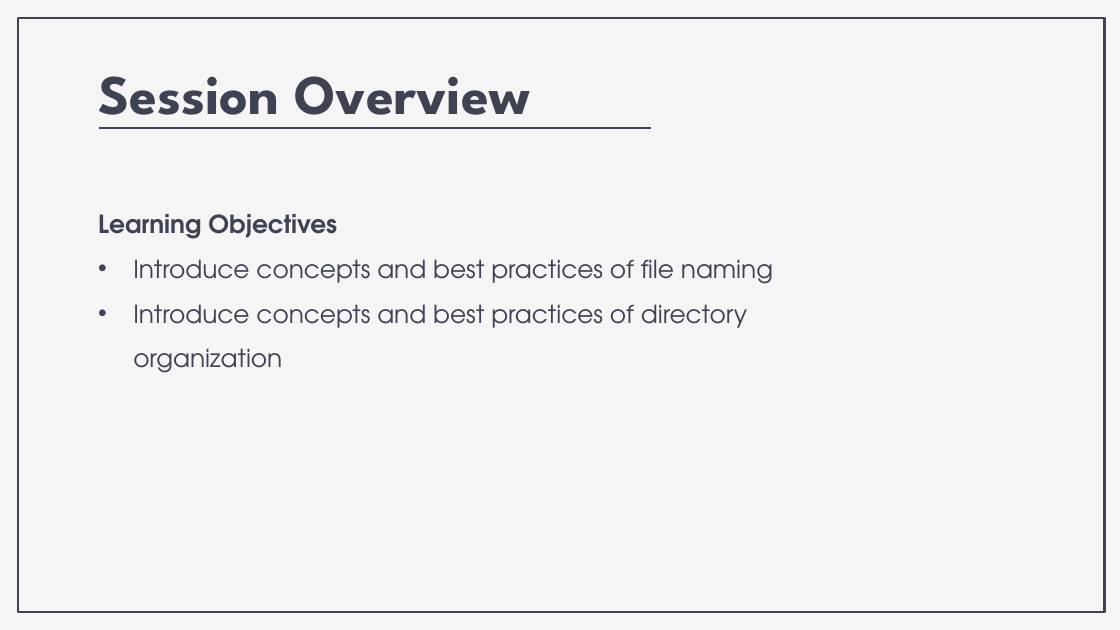
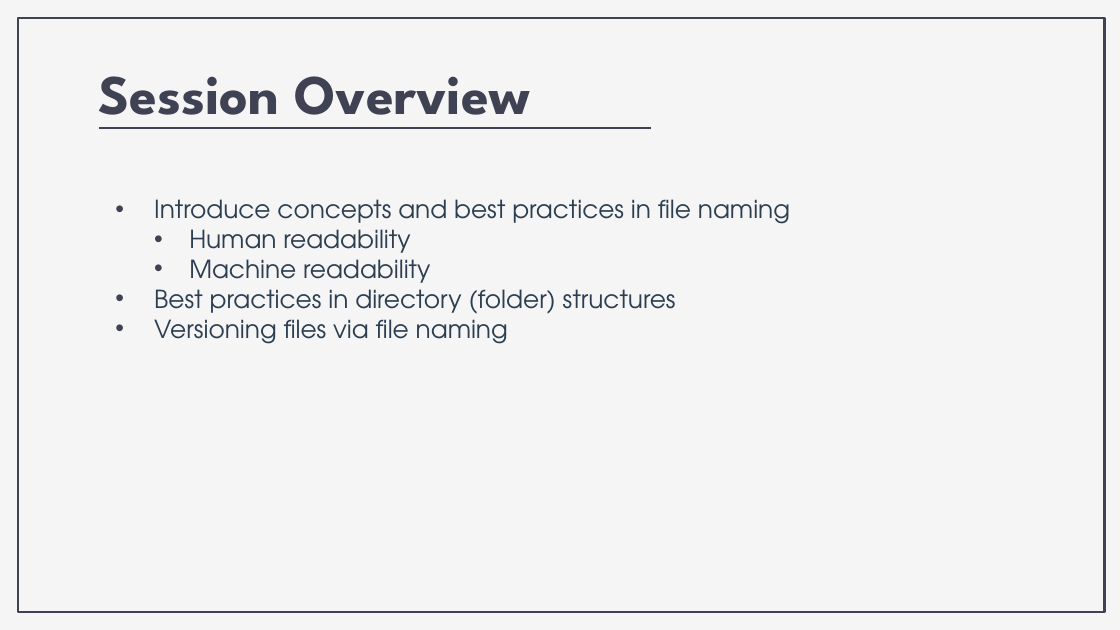
Before and after one commit to nickrochlin/rdm-jumpstart2, a slide deck: slide 2 of files/Block2-1_Files-and-Folders.pptx. Drawn at 1120x630 pixels with LibreOffice and Linux fonts; fonts in the diff are those of the drawing. Boxes give left, top, right and bottom in pixels: in the first picture for what was removed or moved away, otherwise in the second. Text is boxed around its words. In the diff, an @@ line names an element or a change of style, - is before the commit and + after.

```diff
--- a/files/Block2-1_Files-and-Folders.pptx
+++ b/files/Block2-1_Files-and-Folders.pptx
@@ subtitle at [154, 199, 790, 344]: text changed; text colour #3F4252 to #2C3E50 @@
-Learning Objectives
-• Introduce concepts and best practices of file naming
-• Introduce concepts and best practices of directory organization
+• Introduce concepts and best practices in file naming
+  • Human readability
+  • Machine readability
+• Best practices in directory (folder) structures
+• Versioning files via file naming
```
Also in this commit, not shown: 3 other slides changed, 1 slide added, 1 slide removed, 2 other files.
